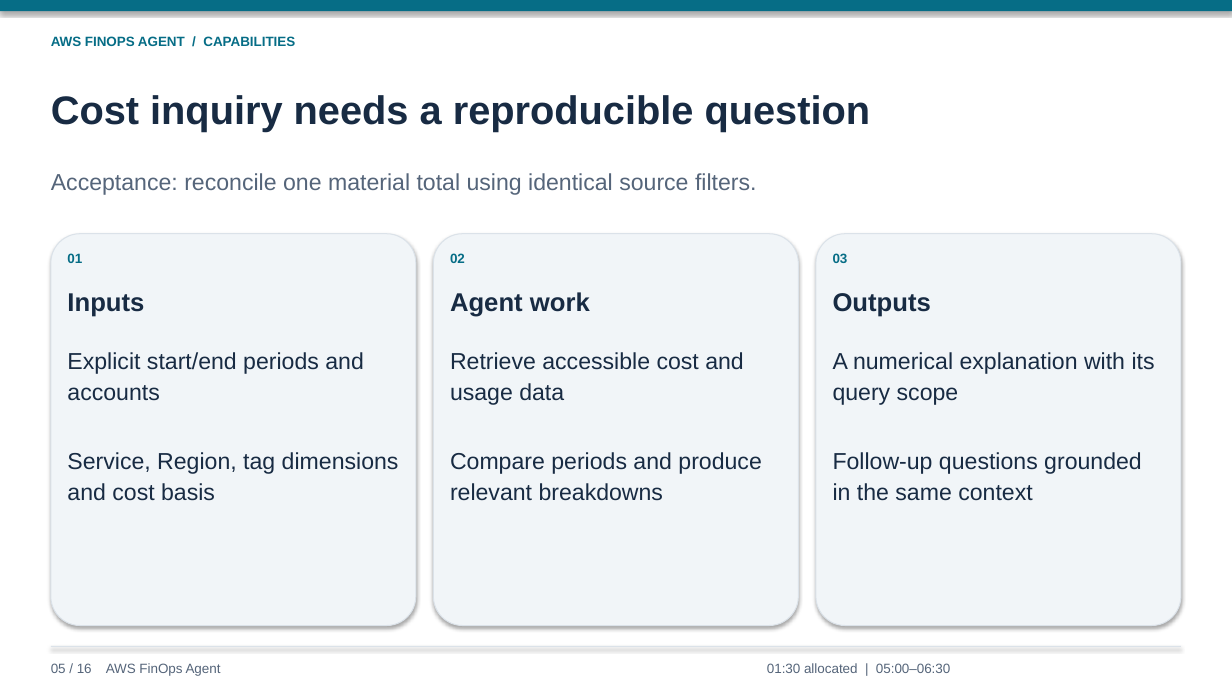
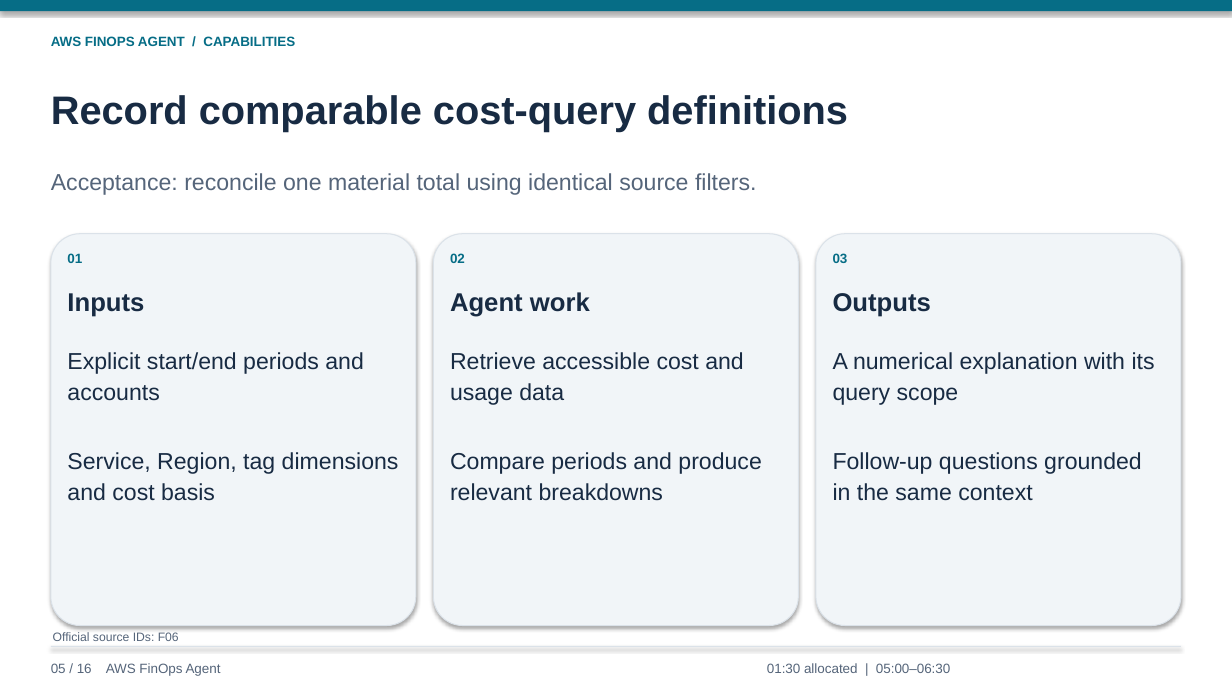
Before and after one commit to lyrel-dev/frontier-agents, a slide deck: slide 5 of presentations/aws-finops-agent-presentation.pptx. Drawn at 1232x693 pixels with LibreOffice and Linux fonts; fonts in the diff are those of the drawing. Boxes give left, top, right and bottom in pixels: in the first picture for what was removed or moved away, otherwise in the second. Text is boxed around its words. In the diff, an @@ line names an element or a change of style, - is before the commit and + after.

```diff
--- a/presentations/aws-finops-agent-presentation.pptx
+++ b/presentations/aws-finops-agent-presentation.pptx
@@ text at bbox=[51, 95, 848, 131]: text changed @@
-Cost inquiry needs a reproducible question
+Record comparable cost-query definitions
@@ text added at bbox=[53, 632, 179, 641], 9.5 pt, text #55657A @@
+Official source IDs: F06
```
Also in this commit, not shown: 15 other slides changed, 13 slides added.
